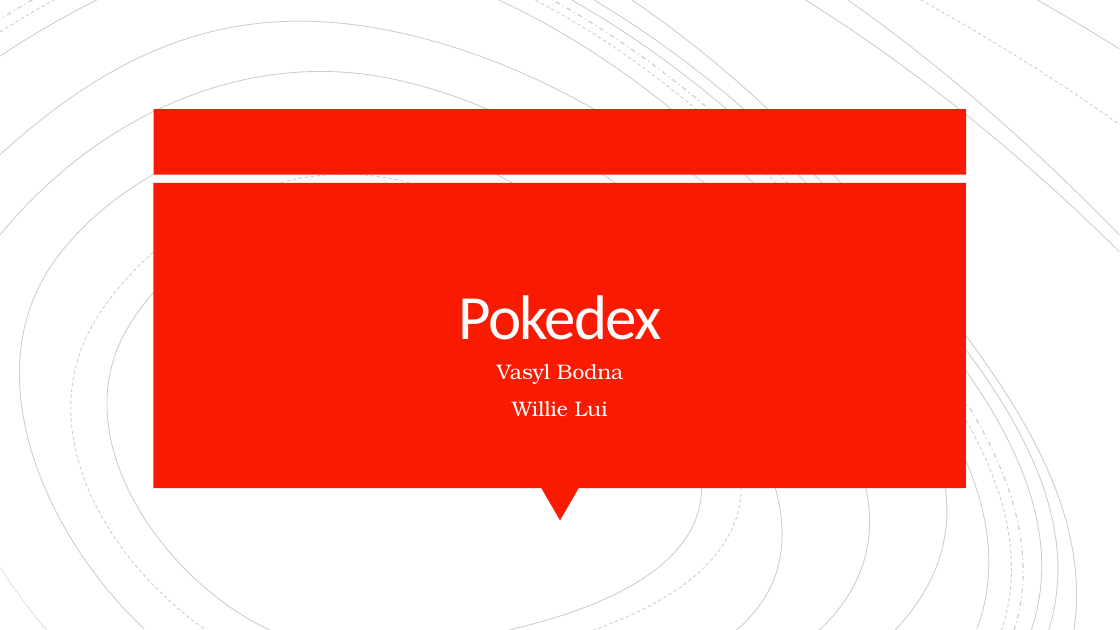
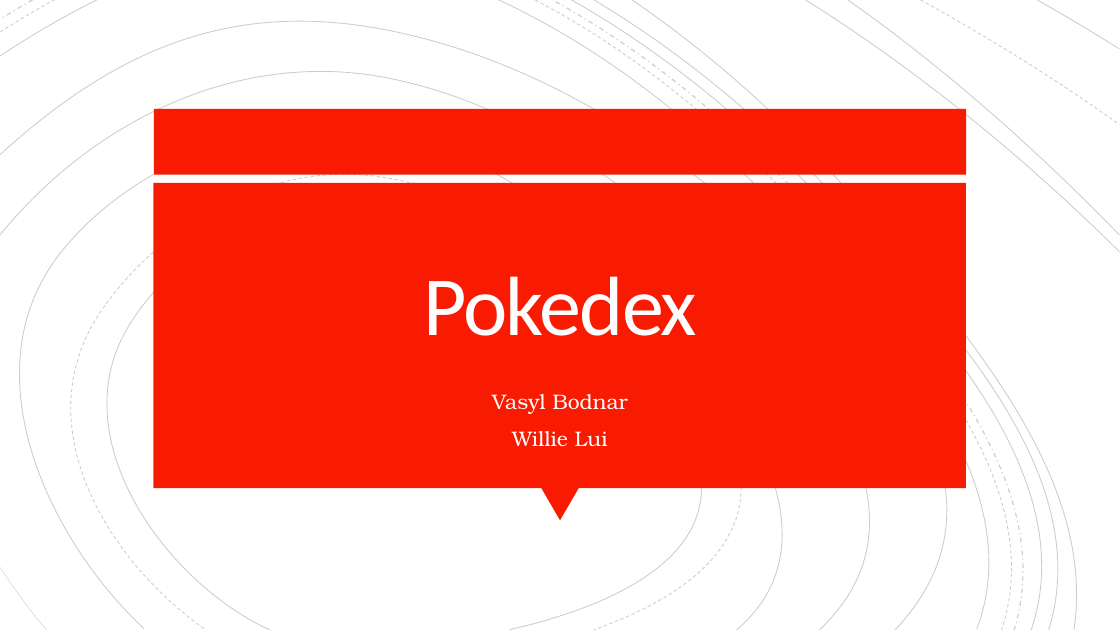
Before and after one commit to WillieLui429/CSC330-Project, a slide deck: slide 1 of CSC330 Presentation.pptx. Drawn at 1120x630 pixels with LibreOffice and Linux fonts; fonts in the diff are those of the drawing. Boxes give left, top, right and bottom in pixels: in the first picture for what was removed or moved away, otherwise in the second. Text is boxed around its words. In the diff, an @@ line names an element or a change of style, - is before the commit and + after.

```diff
--- a/CSC330 Presentation.pptx
+++ b/CSC330 Presentation.pptx
@@ outline redrawn in 4 elements at bbox=[23, 164, 761, 630], bbox=[0, 50, 949, 630], bbox=[571, 0, 1078, 630], bbox=[632, 0, 1095, 630] @@
@@ title "Pokedex" at bbox=[423, 276, 697, 336]: size 54 to 72 pt @@
@@ subtitle "Vasyl Bodnar" at bbox=[492, 394, 628, 446]: vertical alignment top to middle @@
@@ subtitle at bbox=[492, 394, 628, 414]: text changed @@
-Vasyl Bodna
+Vasyl Bodnar
```
Also in this commit, not shown: 2 other slides changed, 5 slides added, 2 slides removed, 8 other files.
